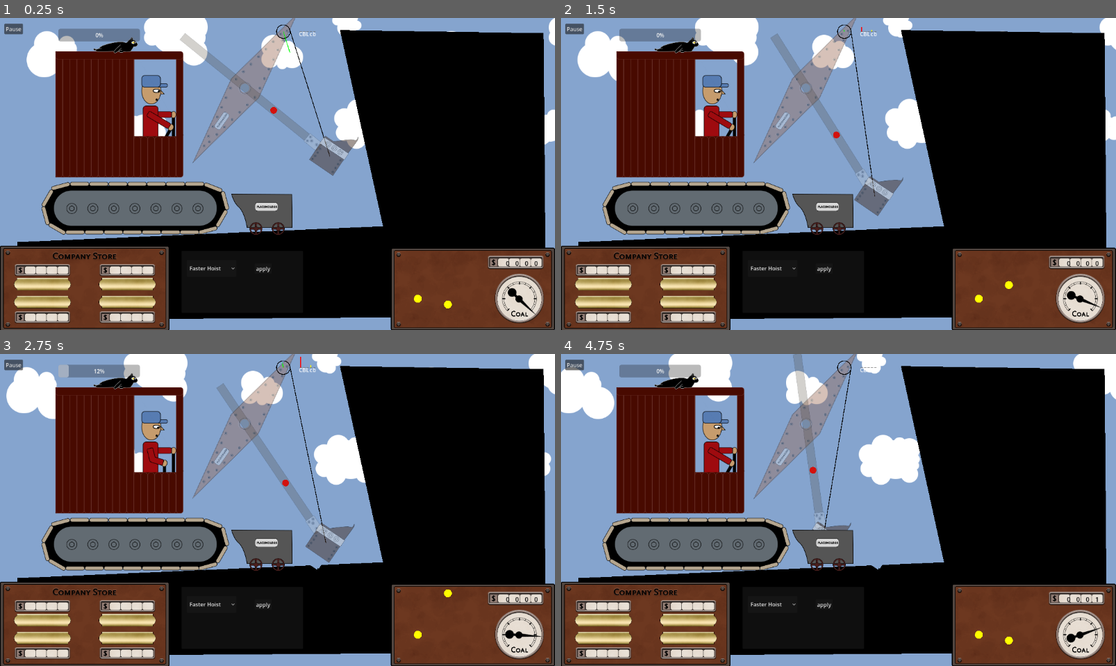
Above: before the commit, frames 1-4 (two rows, left to right).
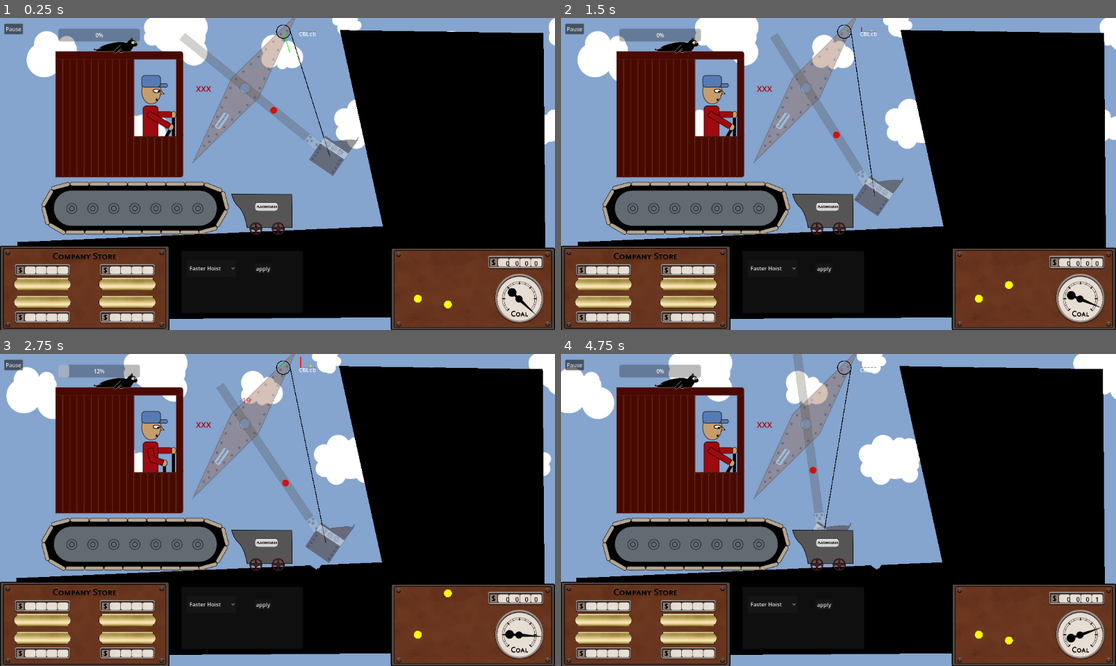
Above: after the commit, the same moments.

Repository: Lobbsterwaffles/Steam-Shov
Game: Godot game, scene res://jonly.tscn
Two runs of this game, one before a commit and one after it. Both use one fixed random seed, a clock stepped at 60 frames per second and the inputs below.
Inputs:
- Up to frame 1 (0.25 s): no input
- Up to frame 2 (1.5 s): hold Q (hoist_up) 0.53-1.28 s; hold A (crowd_in) 0.53-1.28 s; tap Space at 0.77 s; tap S (crowd_out) at 1.35 s
- Up to frame 3 (2.75 s): tap Space at 1.52 s; hold Q (hoist_up) from 2.03 s (still down); hold C from 2.03 s (still down)
- Up to frame 4 (4.75 s): release C at 2.78 s; tap T at 2.85 s; tap Space at 3.02, 3.77, 4.52 s; release Q (hoist_up) at 3.53 s; hold B 3.53-4.28 s; tap A (crowd_in) at 4.35 s

The runs differ from the first frame. In frame 1, less than 0.1% of the frame differs, in the area x 35-99%, y 4-97%; in frame 2, 0.3%; in frame 3, 0.4%; in frame 4, 0.6%, in the area x 2-99%, y 3-97%.

Commit message:
dmgnumber0

Diff:
--- /dev/null
+++ b/arm.gd
@@ -0,0 +1,37 @@
+extends RigidBody2D
+
+@onready var lbl_proto : Label = %arm_dmg_proto
+
+@export var hit_v_threshold := 5
+@export var lifetime := 1.25
+
+var move_detected := false
+
+func  _process(dt):
+	var vlensq = self.linear_velocity.length_squared()
+	if vlensq > hit_v_threshold:
+		if not move_detected:
+			damage_number(-sqrt(vlensq), global_position)
+		move_detected = true
+	else:
+		move_detected = false
+
+
+func damage_number(amount: int, pos: Vector2) -> void:
+	# var n := Label.new()
+	var n := lbl_proto.duplicate() as Label
+	n.visible = true
+	n.text = str(amount)
+	n.z_index = 999
+	get_parent().add_child(n)
+	n.global_position = pos
+
+	var t := create_tween()
+	t.set_parallel(true)
+	var fini := n.position + Vector2(0, -150)
+	(t
+		.tween_property(n, "position", fini, lifetime)
+		.set_trans(Tween.TRANS_QUAD)
+		.set_ease(Tween.EASE_OUT))
+	t.tween_property(n, "modulate:a", 0.125, lifetime)
+	t.finished.connect(n.queue_free)
--- a/dirt.gd
+++ b/dirt.gd
@@ -4,7 +4,7 @@
 var clock = 0
 
 @export var min_bite := 10.0
-
+@export var velocity := Vector2(-1.0, 0.0)
 
 func _ready():
 	body_entered.connect(_enter)
@@ -22,6 +22,8 @@
 		return
 
 func _physics_process(dt):
+	global_position += velocity * dt
+
 	if not cutter:
 		clock = 0
 		return
--- a/door.gd
+++ b/door.gd
@@ -1,4 +1,6 @@
 extends RigidBody2D
+
+@export var rock_color : Color
 
 var pinjoint : PinJoint2D
 
@@ -6,7 +8,6 @@
 var area_capacity := 2000.0 # maybe should be derived from actual scoop area?
 
 var dumping := false
-
 
 func _ready() -> void:
 	MachineState.bind(apply_upgrade)
@@ -58,6 +59,12 @@
 	collision.polygon = points
 	body.add_child(collision)
 
+
+	var visual := Polygon2D.new()
+	visual.polygon = points
+	body.add_child(visual)
+	visual.color = rock_color
+
 	return body
 
 func add_dirt(area):
--- a/jonly.tscn
+++ b/jonly.tscn
@@ -16,6 +16,7 @@
 [ext_resource type="Texture2D" uid="uid://iun3x2orsgdr" path="res://graphics/guyframesiii/iineither.png" id="6_qye30"]
 [ext_resource type="Texture2D" uid="uid://cxpjfwba387uu" path="res://graphics/catma.png" id="8_t3quf"]
 [ext_resource type="Script" uid="uid://diyq2pc5tmsc" path="res://cro2.gd" id="9_7osxe"]
+[ext_resource type="Script" uid="uid://b6pny0wmbqt0t" path="res://arm.gd" id="12_7xl4i"]
 [ext_resource type="Script" uid="uid://fkgyplgl67sj" path="res://dirt.gd" id="13_7osxe"]
 [ext_resource type="Script" uid="uid://s5k4kh6anw86" path="res://door.gd" id="13_cohnp"]
 [ext_resource type="Script" uid="uid://hsvi8bao0mcw" path="res://eyes.gd" id="15_t3quf"]
@@ -78,6 +79,12 @@
 [sub_resource type="RectangleShape2D" id="RectangleShape2D_yeuc0"]
 size = Vector2(450, 38.819397)
 
+[sub_resource type="FontVariation" id="FontVariation_mpppr"]
+
+[sub_resource type="Theme" id="Theme_xpitp"]
+default_font = SubResource("FontVariation_mpppr")
+default_font_size = 24
+
 [sub_resource type="RectangleShape2D" id="RectangleShape2D_75g0j"]
 size = Vector2(20, 44.56736)
 
@@ -176,6 +183,7 @@
 collision_layer = 2
 collision_mask = 3
 lock_rotation = true
+script = ExtResource("12_7xl4i")
 
 [node name="CollisionShape2D" type="CollisionShape2D" parent="arm" unique_id=1124704110]
 position = Vector2(0, -2.90979)
@@ -187,6 +195,16 @@
 rotation = -0.7853982
 scale = Vector2(0.45107174, 0.45107174)
 texture = ExtResource("3_iiw48")
+
+[node name="arm_dmg_proto" type="Label" parent="." unique_id=1744327955]
+unique_name_in_owner = true
+offset_left = 88.02701
+offset_top = 193.42094
+offset_right = 133.02701
+offset_bottom = 227.42094
+theme = SubResource("Theme_xpitp")
+theme_override_colors/font_color = Color(0.68, 0, 0, 1)
+text = "XXX"
 
 [node name="sliderblock" type="RigidBody2D" parent="." unique_id=760491689]
 unique_name_in_owner = true
@@ -256,6 +274,7 @@
 mass = 2.0
 freeze = true
 script = ExtResource("13_cohnp")
+rock_color = Color(0.14, 0.11106667, 0.0532, 1)
 
 [node name="CollisionShape2D" type="CollisionShape2D" parent="crowd/scoop/door" unique_id=1370933620]
 shape = SubResource("RectangleShape2D_xpitp")
--- /dev/null
+++ b/shop_item.tscn
@@ -0,0 +1,15 @@
+[gd_scene format=3 uid="uid://c0qg7rk4shx8f"]
+
+[ext_resource type="PackedScene" uid="uid://clwspm6qfv6ng" path="res://money_readout.tscn" id="1_wxfep"]
+[ext_resource type="Texture2D" uid="uid://76m2uj5wlwbi" path="res://graphics/UI/plaque.png" id="2_d8bsp"]
+
+[node name="Node2D" type="Node2D" unique_id=655382720]
+
+[node name="cost_readout" parent="." unique_id=1370899640 instance=ExtResource("1_wxfep")]
+
+[node name="plaque" type="TextureRect" parent="." unique_id=1736168181]
+offset_left = -159.0
+offset_top = 43.0
+offset_right = 154.0
+offset_bottom = 112.0
+texture = ExtResource("2_d8bsp")
Not shown, added: arm.gd.uid
